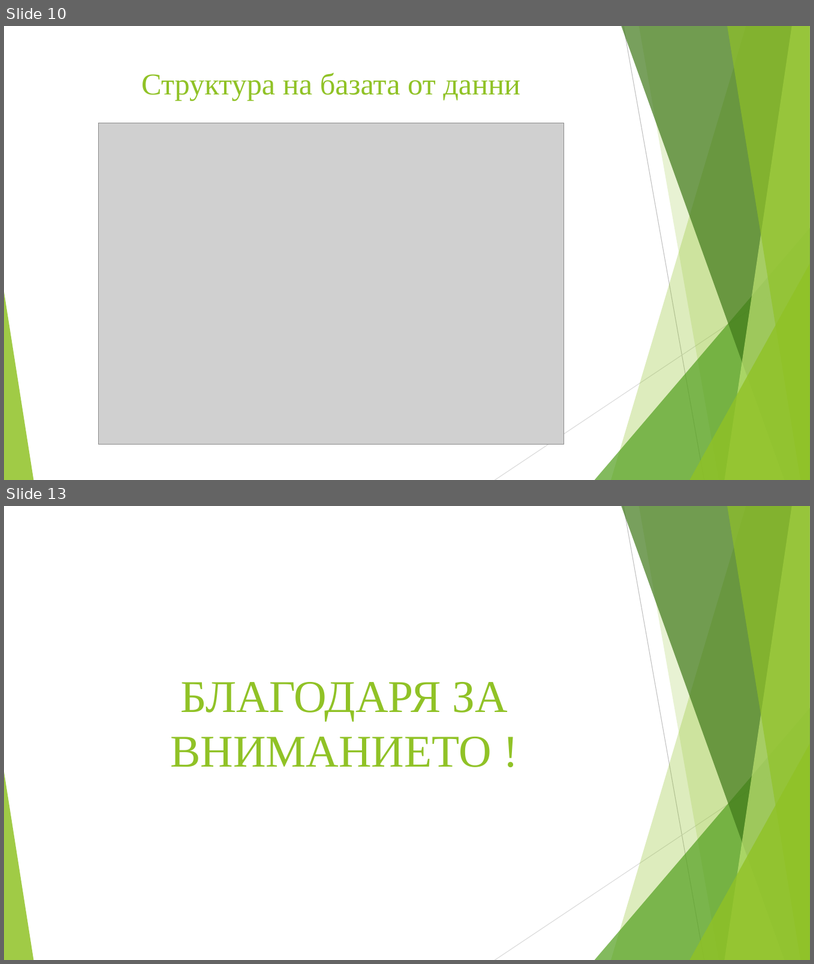
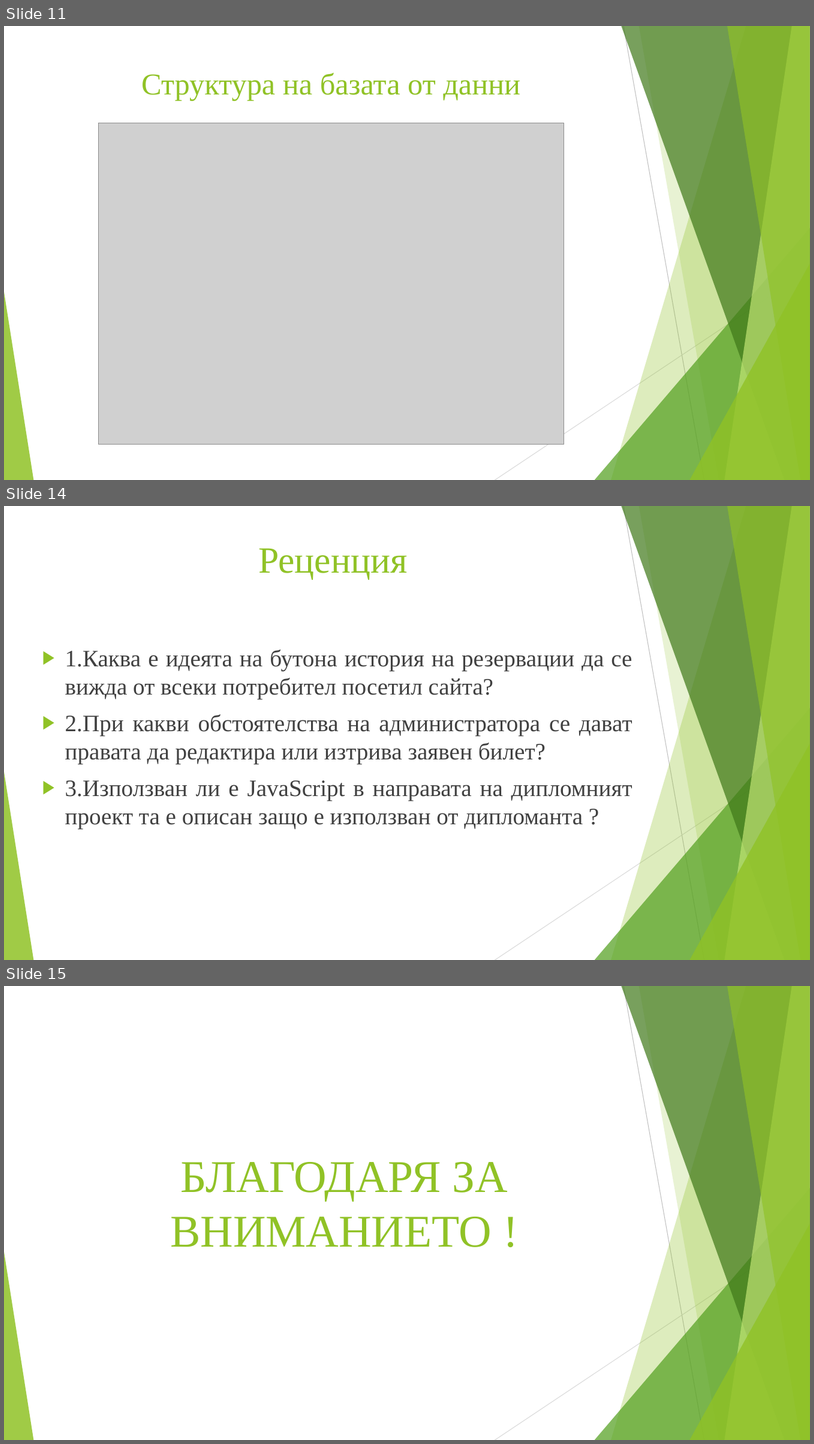
Before and after one commit to naskokolevmaka/Diploment-Proekt, a slide deck: Дипломна работа - Атанас Георгиев Колев - Презентация.pptx. Shown one above the other, each under a label of ours: slides 10 and 13 before the commit, slides 11, 14 and 15 after it; the slides between them are not shown. The pictures are 814x964 and 814x1444 pixels, drawn with LibreOffice and Linux fonts; fonts in the diff are those of the drawing; grey boxes stand for pictures. Boxes give left, top, right and bottom in pixels: in the first picture for what was removed or moved away, otherwise in the second. Text is boxed around its words. In the diff, an @@ line names an element or a change of style, - is before the commit and + after.

```diff
--- a/Дипломна работа - Атанас Георгиев Колев - Презентация.pptx
+++ b/Дипломна работа - Атанас Георгиев Колев - Презентация.pptx
@@ slide 14 added at (4,506,810,960), background #FFFFFF; not listed: 10 template elements that a slide beside it also shows @@
@@ title added at (258,548,407,579), 44 pt, text #90C226 @@
+Реценция
@@ text added at (65,649,633,828), 28 pt, text #404040 @@
+▶ 1.Каква е идеята на бутона история на резервации да се вижда от всеки потребител посетил сайта?
+▶ 2.При какви обстоятелства на администратора се дават правата да редактира или изтрива заявен билет?
+▶ 3.Използван ли е JavaScript в направата на дипломният проект та е описан защо е използван от дипломанта ?
@@ what was slide 10 is now slide 11 @@
@@ what was slide 13 is now slide 15 @@
```
Also in this commit, not shown: 9 slides changed, 1 other slide added.
